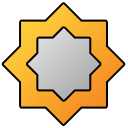
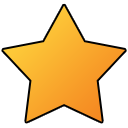
The second (128, 128) image is a revision of the first. Changes to its layers:
added layer "Shape 9" in group "9" over 3, 5, 125, 122
hid "Shape 5 copy" over 27, 28, 100, 100
hid "Shape 5" over 3, 4, 124, 125
